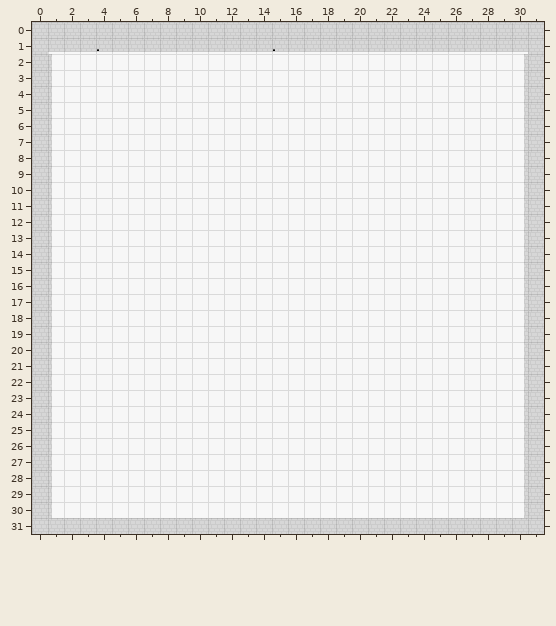
An edit to a level. Tiled map, src/assets/map/room.tmx. This is how it looked before the edit.
Cells are 16x16 px. Shown: x 0..31, y 0..31.
Now the later version:
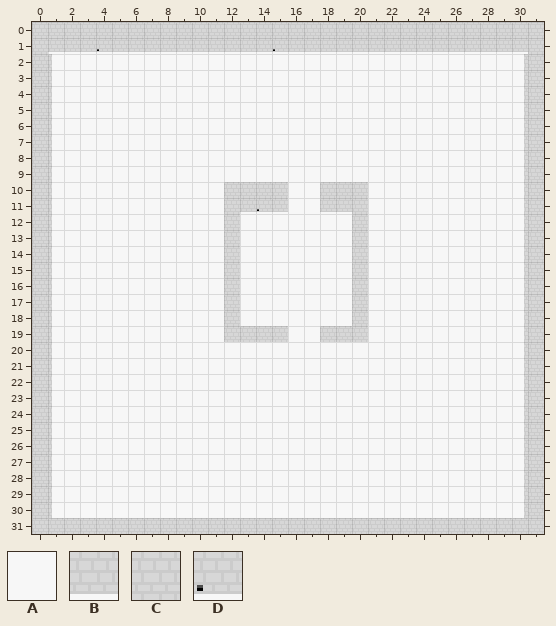
Key: from "walls": A 0, B 4, C 5, D 6.
_ is an empty cell, . an unchanged one.
What changed:
--- layer "Tile Layer 1"
@@ x 12..20 @@
-10 AAAA..AAA
-11 AAAA..AAA
-12 A.......A
-13 A.......A
-14 A.......A
-15 A.......A
-16 A.......A
-17 A.......A
-18 A.......A
-19 AAAA..AAA
+10 CCCC..CCC
+11 CBDB..BBC
+12 C.......C
+13 C.......C
+14 C.......C
+15 C.......C
+16 C.......C
+17 C.......C
+18 C.......C
+19 CCCC..CCC
Where, in picture pixels (left, top, right, bottom), the same in both pictures:
changed: (224, 182, 288, 342)
changed: (320, 182, 368, 342)
